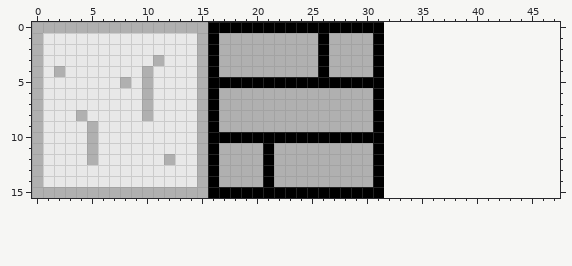
A pixel-art sprite gets an edit: assets/tiles/grass_and_wall_with_borders.png. The first picture shows the starting point.
The file is 32x16 pixels. The old version is drawn lined up with the new one, on the new canvas.
The same view after the edit:
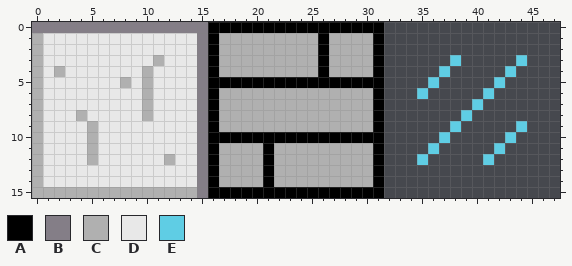
Palette (. is transparent): A #000000  B #847e87  C #b0b0b0  D #e8e8e8  E #5fcde4
Difference:
{"change": "canvas 32x16 -> 48x16"}
{"y":0,"x":0,"old":"CCCCCCCCCCCCCCCC","new":"BBBBBBBBBBBBBBBB"}
{"y":1,"x":15,"old":"C","new":"B"}
{"y":2,"x":15,"old":"C","new":"B"}
{"y":3,"x":15,"old":"C","new":"B"}
{"y":3,"x":38,"old":".","new":"E"}
{"y":3,"x":44,"old":".","new":"E"}
{"y":4,"x":15,"old":"C","new":"B"}
{"y":4,"x":37,"old":".","new":"E"}
{"y":4,"x":43,"old":".","new":"E"}
{"y":5,"x":15,"old":"C","new":"B"}
{"y":5,"x":36,"old":".","new":"E"}
{"y":5,"x":42,"old":".","new":"E"}
{"y":6,"x":15,"old":"C","new":"B"}
{"y":6,"x":35,"old":".","new":"E"}
{"y":6,"x":41,"old":".","new":"E"}
{"y":7,"x":15,"old":"C","new":"B"}
{"y":7,"x":40,"old":".","new":"E"}
{"y":8,"x":15,"old":"C","new":"B"}
{"y":8,"x":39,"old":".","new":"E"}
{"y":9,"x":15,"old":"C","new":"B"}
{"y":9,"x":38,"old":".","new":"E"}
{"y":9,"x":44,"old":".","new":"E"}
{"y":10,"x":15,"old":"C","new":"B"}
{"y":10,"x":37,"old":".","new":"E"}
{"y":10,"x":43,"old":".","new":"E"}
{"y":11,"x":15,"old":"C","new":"B"}
{"y":11,"x":36,"old":".","new":"E"}
{"y":11,"x":42,"old":".","new":"E"}
{"y":12,"x":15,"old":"C","new":"B"}
{"y":12,"x":35,"old":".","new":"E"}
{"y":12,"x":41,"old":".","new":"E"}
{"y":13,"x":15,"old":"C","new":"B"}
{"y":14,"x":15,"old":"C","new":"B"}
{"y":15,"x":15,"old":"C","new":"B"}
